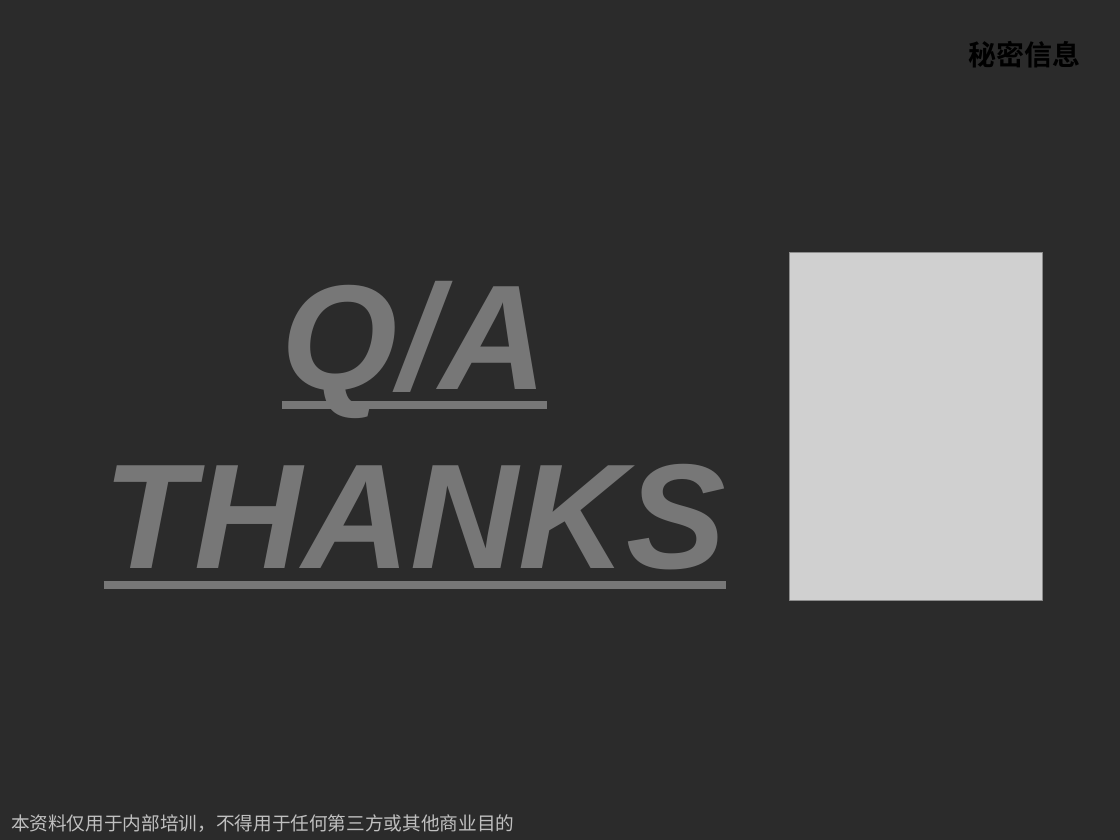
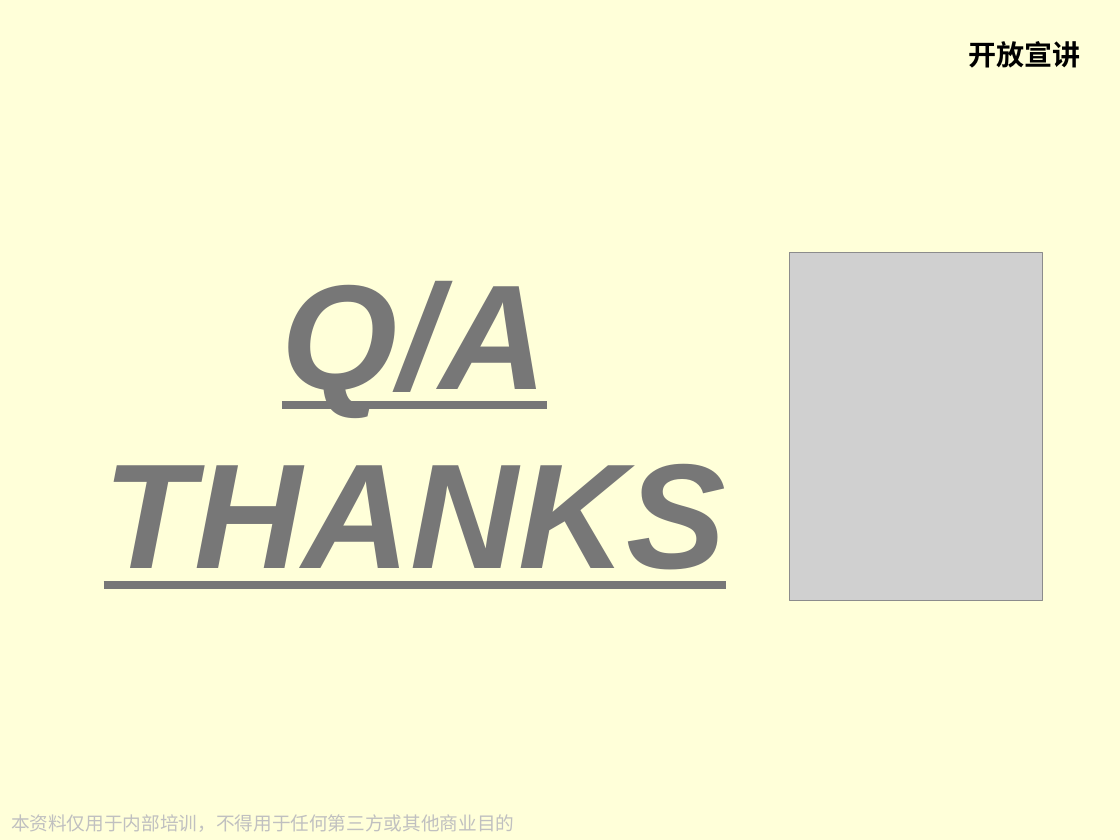
Before and after one commit to hzhxxx/ppt, a slide deck: slide 4 of Linux下C&C++多线程编程/Linux下C&C++多线程编程之二.ppt. Drawn at 1120x840 pixels with LibreOffice and Linux fonts; fonts in the diff are those of the drawing; grey boxes stand for pictures; background and template pictures are left out; a plain dark background stands for a picture behind light text. Boxes give left, top, right and bottom in pixels: in the first picture for what was removed or moved away, otherwise in the second. Text is boxed around its words. In the diff, an @@ line names an element or a change of style, - is before the commit and + after.

```diff
--- a/Linux下C&C++多线程编程/Linux下C&C++多线程编程之二.ppt
+++ b/Linux下C&C++多线程编程/Linux下C&C++多线程编程之二.ppt
@@ background picture (left out) to #FFFFD9 @@
@@ text at bbox=[968, 41, 1080, 68]: text changed @@
-秘密信息
+开放宣讲
```
Also in this commit, not shown: 2 other slides changed, 3 other files.
